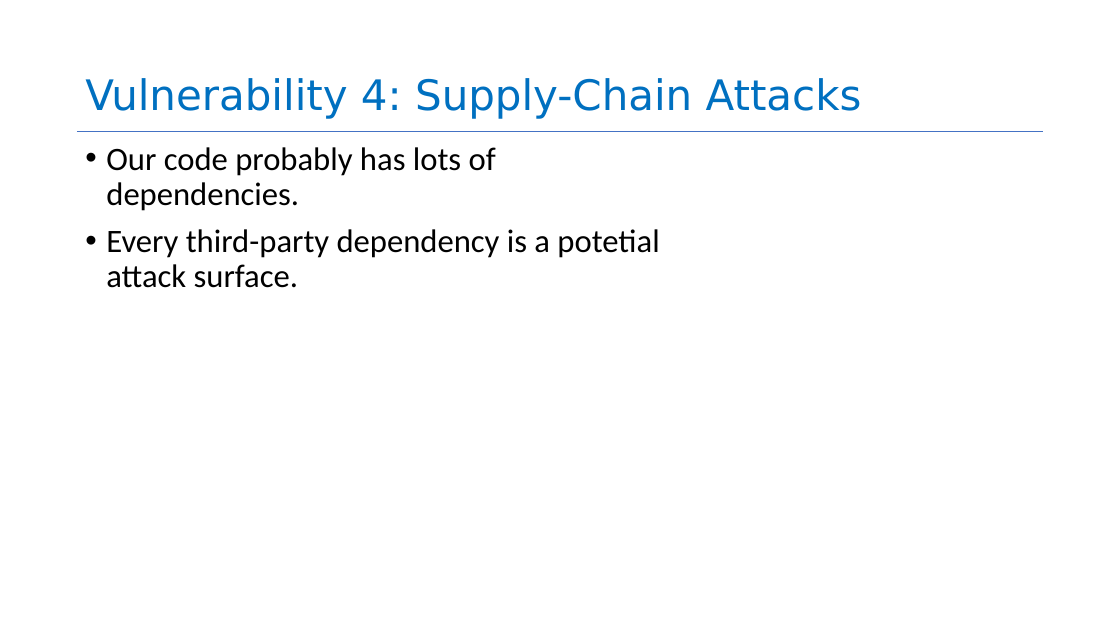
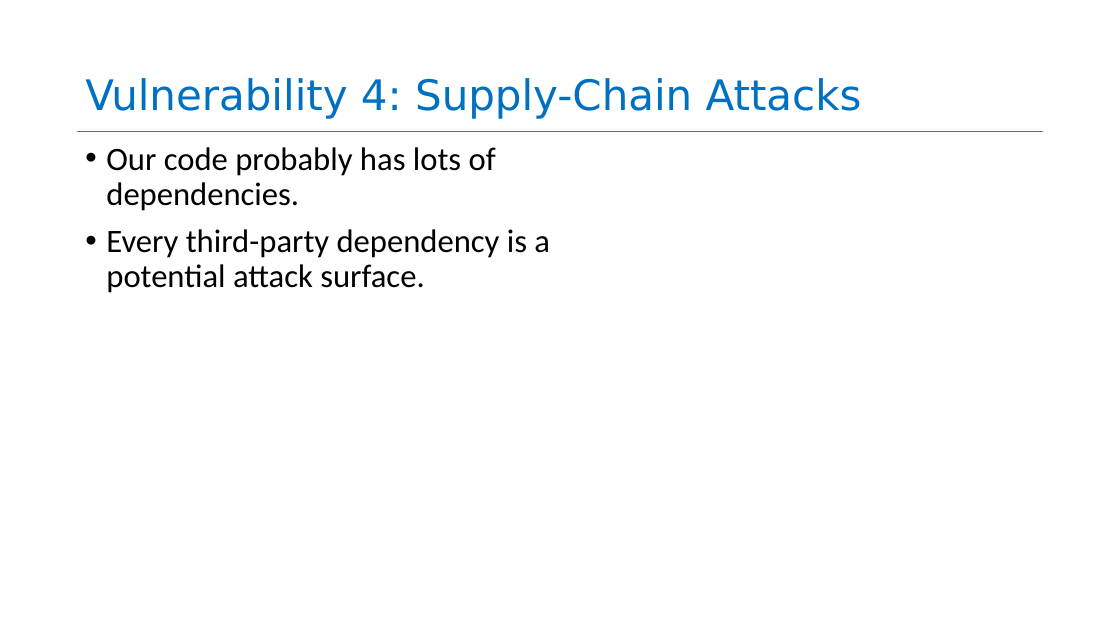
Before and after one commit to SalehKhatri/CS4530-Fall-2026, a slide deck: slide 28 of Slides/Module 13 Security.pptx. Drawn at 1120x630 pixels with LibreOffice and Linux fonts; fonts in the diff are those of the drawing. Boxes give left, top, right and bottom in pixels: in the first picture for what was removed or moved away, otherwise in the second. Text is boxed around its words. In the diff, an @@ line names an element or a change of style, - is before the commit and + after.

```diff
--- a/Slides/Module 13 Security.pptx
+++ b/Slides/Module 13 Security.pptx
@@ text at (106,229,550,293): text changed @@
-• Every third-party dependency is a potetial attack surface.
+• Every third-party dependency is a potential attack surface.
```
Also in this commit, not shown: 1 other slide changed, 3 slides added, 1 slide removed, 1 other file.
